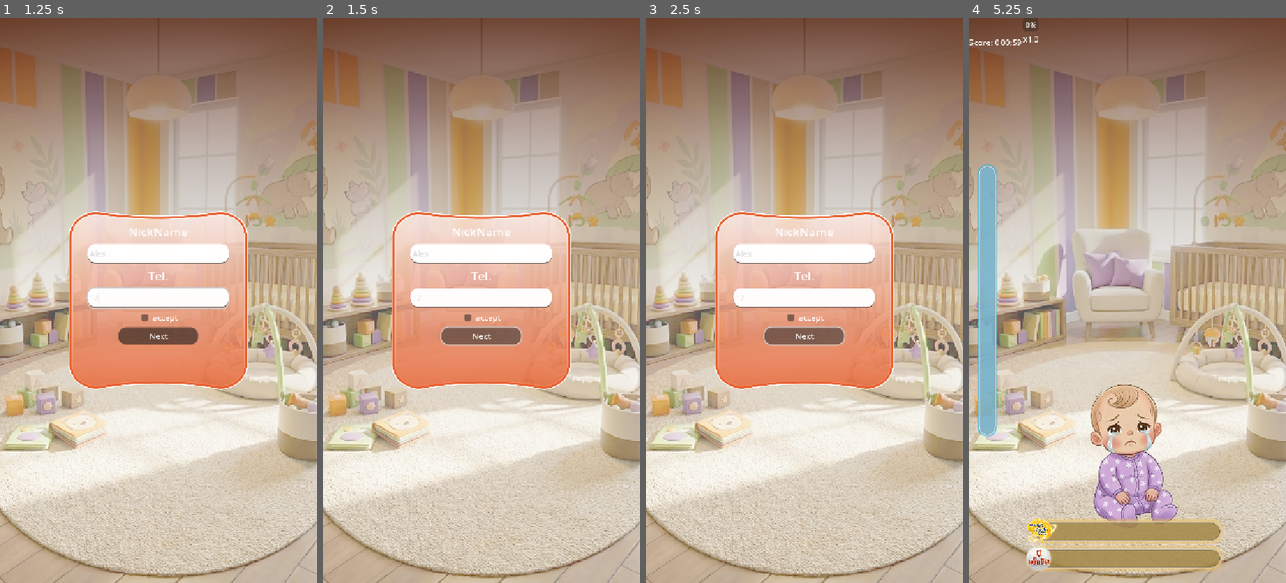
Above: before the commit, frames 1-4 (left to right).
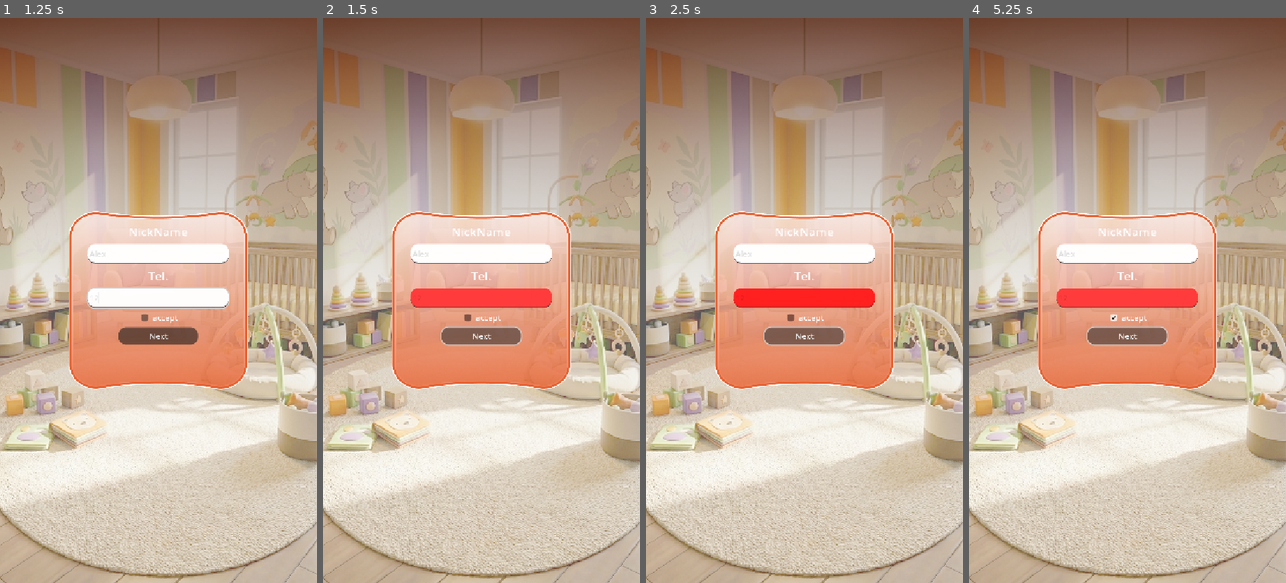
Above: after the commit, the same moments.

Repository: 6099sin/pro-c
Game: Godot game, scene res://scenes/ui/user_info.tscn
Same seed, same stepped clock (60 frames per second), same inputs: the game is played once before the commit and once after it. This scene is started directly instead of the project's main scene.
Inputs (mouse positions are in pixels of both pictures, inside the frame that each line leads up to):
- Up to frame 1 (1.25 s): click (158, 255) at 0.52 s; type "Alex" at 0.6 s; click (158, 300) at 0.75 s; type "12" at 0.83 s
- Up to frame 2 (1.5 s): click "Next" at 1.25 s
- Up to frame 3 (2.5 s): click "Next" at 2 s
- Up to frame 4 (5.25 s): click (1114, 317) at 2.75 s; click (1114, 317) at 3.5 s; click (1114, 317) at 4.25 s; click "Next" at 5 s

Frame 1 is identical in both runs. In frame 2, 1.4% of the frame differs, in the area x 27-73%, y 47-52%; in frame 3, 1.5%; in frame 4, 29%, in the area x 0-81%, y 0-98%.

Commit message:
change colodr fogus in lineEdit

Diff:
--- a/scripts/ui/user_info.gd
+++ b/scripts/ui/user_info.gd
@@ -22,18 +22,43 @@
 	pass
 
 func _on_input_tel_changed(new_text: String):
-	# Check if the new text matches the RegEx (Numbers only)
-	if regex.search(new_text):
+	# Check if the new text matches the RegEx (Numbers only) and has a valid length
+	if regex.search(new_text) and new_text.length() <= 10:
 		old_tel_text = new_text # If valid, save this as the new "old" text
 	else:
-		# If invalid (contains letters/symbols), revert to the last valid text
+		# If invalid (contains letters/symbols or too long), revert to the last valid text
 		input_tel.text = old_tel_text
 		# Move the typing cursor to the end of the line so it doesn't jump to the left
 		input_tel.set_caret_column(input_tel.text.length())
 
 # --- Button Logic ---
 func _on_press_comfirm()->void :
+	var is_valid = true
+	if input_name.text.is_empty():
+		flash_error(input_name)
+		is_valid = false
 
-	if input_name.text.is_empty() or input_tel.text.is_empty() or check_box.button_pressed==false:
+	if input_tel.text.length() != 10:
+		flash_error(input_tel)
+		is_valid = false
+
+	if not check_box.button_pressed:
+		flash_error(check_box)
+		is_valid = false
+
+	if not is_valid:
 		return
+
+	# Assuming GameManager is an autoload singleton to store user data
+	if GameManager:
+		GameManager.user_name = input_name.text
+		GameManager.user_tel = input_tel.text
+
 	get_tree().change_scene_to_file("res://scenes/core/Main.tscn")
+
+func flash_error(control: Control):
+	var tween = get_tree().create_tween()
+	# Flash the control red twice to indicate an error
+	tween.set_loops(2)
+	tween.tween_property(control, "modulate", Color.RED, 0.15)
+	tween.tween_property(control, "modulate", Color.WHITE, 0.15)
